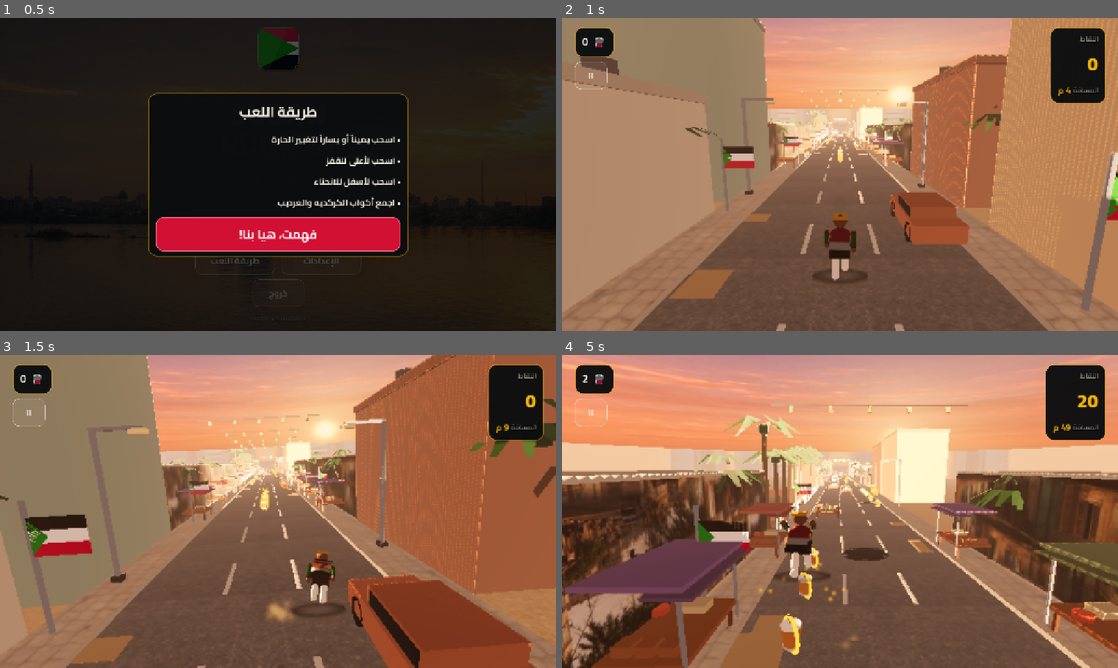
Above: before the commit, frames 1-4 (two rows, left to right).
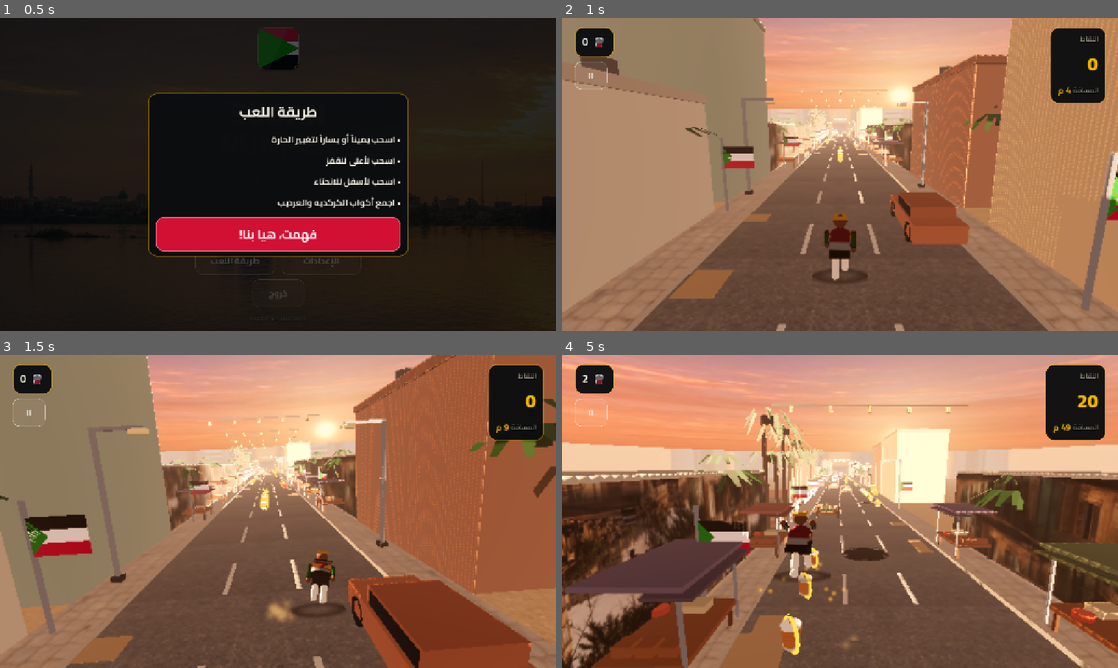
Above: after the commit, the same moments.

Repository: azmifatahi/gadaman
Game: Godot game, scene res://scenes/main.tscn
Two runs of this game, one before a commit and one after it. Both use one fixed random seed, a clock stepped at 60 frames per second and the inputs below.
Inputs (mouse positions are in pixels of both pictures, inside the frame that each line leads up to):
- Up to frame 1 (0.5 s): no input
- Up to frame 2 (1 s): click "ابدأ الجري" at 0.5 s
- Up to frame 3 (1.5 s): move the mouse to (400, 495) at 1.27 s; hold Right (move_right) from 1.28 s (still down); tap Down (slide) at 1.35 s; click (400, 495) at 1.42 s
- Up to frame 4 (5 s): tap Up (jump) at 1.52, 4.52 s; release Right (move_right) at 2 s; drag from (728, 527) to (812, 574) at 2.02 s; move the mouse to (895, 442) at 2.77 s; hold Right (move_right) 2.78-3.5 s; tap Down (slide) at 2.85, 4.35 s; drag from (812, 574) to (673, 464) at 3.52 s; move the mouse to (1006, 558) at 4.27 s; hold Left (move_left) from 4.28 s (still down)

Frame 1 is identical in both runs. In frame 2, less than 0.1% of the frame differs, in the area x 43-55%, y 28-39%; in frame 3, less than 0.1%; in frame 4, 1.5%, in the area x 29-95%, y 16-100%.

Commit message:
art(1.3.0): Nile palms with narrow fronds, dust-faded canvas, film grade [shots]
* The palm's seven 0.9 m wide blades read as green sheets at chase-camera
  distance; the crown is now nine narrow fronds on a leaning trunk with dead
  fronds underneath, like the palms along the corniche.
* Stall canopies use sun-bleached canvas tones instead of purple/primary.
* A mild grade (saturation 0.92, contrast 1.06) runs on every tier above LOW:
  with photographic textures the job is now to take cartoon saturation back
  out, not to boost it.

Co-authored-by: arena-agent <297053741+arena-agent@users.noreply.github.com>

Diff:
--- a/scripts/core/performance_manager.gd
+++ b/scripts/core/performance_manager.gd
@@ -298,9 +298,13 @@
 	env.glow_enabled = post_effects_enabled
 	env.glow_intensity = 0.55 if post_effects_enabled else 0.0
 	env.ssao_enabled = post_effects_enabled
-	env.adjustment_enabled = tier == Tier.HIGH
-	env.adjustment_saturation = 1.06
-	env.adjustment_contrast = 1.02
+	# A mild grade on every tier above LOW. The art is photographic now, so the
+	# job of this pass is to *remove* the remaining cartoon saturation and add
+	# back a little film contrast, not to punch the colours up.
+	env.adjustment_enabled = tier != Tier.LOW
+	env.adjustment_saturation = 0.92
+	env.adjustment_contrast = 1.06
+	env.adjustment_brightness = 1.0
 
 
 func apply_to_sun(light: DirectionalLight3D, _camera: Camera3D = null) -> void:
--- a/scripts/world/segment_builder.gd
+++ b/scripts/world/segment_builder.gd
@@ -439,8 +439,10 @@
 static func _stall(st: SurfaceTool, side: float, z: float,
 		rng: RandomNumberGenerator) -> void:
 	var x: float = side * (INNER - 0.6)
-	var cloth: Color = [Color("#c98a4b"), Color("#8a6f9b"), Color("#6f88a8"),
-			Color("#7f8f68"), Color("#b4695a")][rng.randi_range(0, 4)]
+	# Dust-faded canvas: even "bright" market cloth in Khartoum is sun-bleached
+	# within a season, and saturated primaries are what read as cartoon.
+	var cloth: Color = [Color("#b98553"), Color("#7d7186"), Color("#6d8095"),
+			Color("#77835f"), Color("#a86d5c")][rng.randi_range(0, 4)]
 	# Counter + legs.
 	MeshKit.add_box(st, Vector3(x, 0.82, z), Vector3(1.9, 0.12, 2.6), PALETTE["wood"])
 	for sx: float in [-0.8, 0.8]:
@@ -531,19 +533,34 @@
 				Vector3(0.07, height, 0.07), PALETTE["white"])
 
 
+## Nile palm. The fronds are long and *narrow*: a 0.9 m wide blade seen from
+## 3 m away is a green sheet, which is exactly what the old version looked like.
+## Nine 0.2 m fronds per crown read as a palm at chase-camera distance.
 static func _palm(st: SurfaceTool, base: Vector3, rng: RandomNumberGenerator) -> void:
-	var h := rng.randf_range(5.0, 7.5)
-	MeshKit.add_cylinder(st, base, 0.22, h, Color("#7a6142"), 6, 0.14)
-	for i in 7:
-		var a := TAU * float(i) / 7.0
+	var h := rng.randf_range(5.2, 7.8)
+	# Slight lean, so a row of palms is not a picket fence.
+	var lean := Vector3(rng.randf_range(-0.35, 0.35), 0, rng.randf_range(-0.25, 0.25))
+	var top := base + Vector3(0, h, 0) + lean
+	MeshKit.add_cylinder(st, base, 0.2, h, Color("#6f5940"), 6, 0.13)
+	MeshKit.add_cylinder(st, top - Vector3(0, 0.5, 0), 0.42, 0.55,
+			Color("#4a3a28"), 6)
+	for i in 9:
+		var a := TAU * float(i) / 9.0 + rng.randf_range(-0.2, 0.2)
 		var dir := Vector3(cos(a), 0, sin(a))
-		var mid := base + Vector3(0, h, 0) + dir * 1.1 + Vector3(0, 0.35, 0)
-		var tip := base + Vector3(0, h, 0) + dir * 2.4 + Vector3(0, -0.5, 0)
-		var perp := Vector3(-dir.z, 0.35, dir.x) * 0.45
-		MeshKit.add_quad(st, mid - perp, mid + perp, tip + perp * 0.25, tip - perp * 0.25,
-				PALETTE["palm"])
-	MeshKit.add_box(st, base + Vector3(0, h - 0.2, 0), Vector3(0.5, 0.5, 0.5),
-			PALETTE["leaf_dark"])
+		var reach := rng.randf_range(1.5, 2.3)
+		var mid := top + dir * (reach * 0.55) + Vector3(0, 0.3, 0)
+		var tip := top + dir * reach + Vector3(0, -rng.randf_range(0.5, 1.1), 0)
+		var perp := Vector3(-dir.z, 0.25, dir.x) * rng.randf_range(0.14, 0.22)
+		var col: Color = PALETTE["palm"].darkened(rng.randf_range(0.0, 0.2))
+		MeshKit.add_quad(st, mid - perp, mid + perp, tip + perp * 0.3, tip - perp * 0.3, col)
+	# Dead fronds hanging under the crown - every Khartoum palm has them.
+	for i in 4:
+		var a := TAU * float(i) / 4.0 + 0.4
+		var dir := Vector3(cos(a), 0, sin(a))
+		var tip := top + dir * 0.9 + Vector3(0, -1.5, 0)
+		var perp := Vector3(-dir.z, 0.0, dir.x) * 0.12
+		MeshKit.add_quad(st, top - perp, top + perp, tip + perp, tip - perp,
+				Color("#8a7448"))
 
 
 # ---------------------------------------------------------------------------
